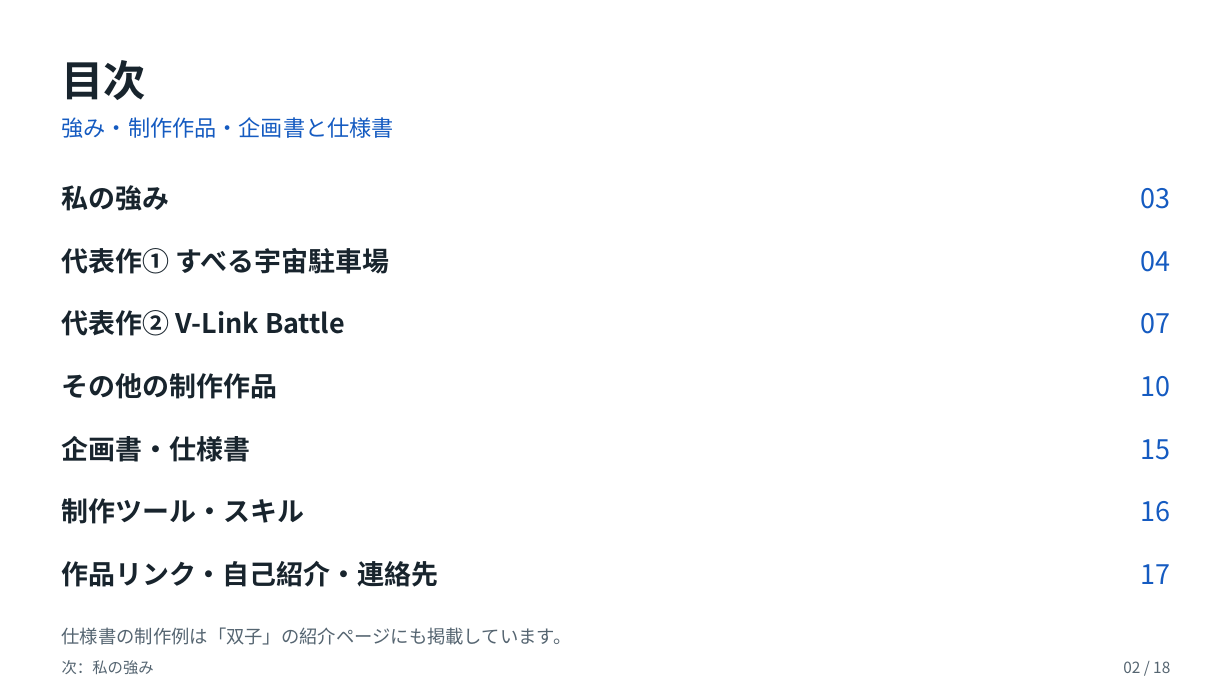
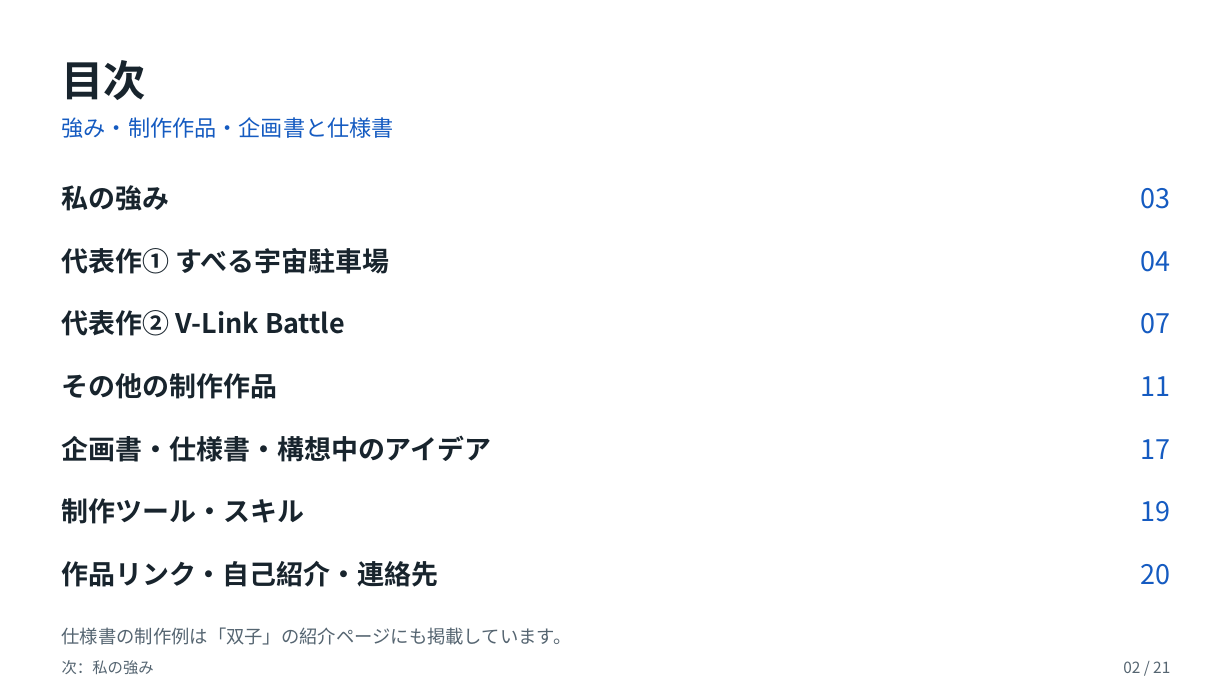
Before and after one commit to kuon-haruto/portfolio, a slide deck: slide 2 of documents/portfolio/島本善太_ポートフォリオ.pptx. Drawn at 1232x693 pixels with LibreOffice and Linux fonts; fonts in the diff are those of the drawing. Boxes give left, top, right and bottom in pixels: in the first picture for what was removed or moved away, otherwise in the second. Text is boxed around its words. In the diff, an @@ line names an element or a change of style, - is before the commit and + after.

```diff
--- a/documents/portfolio/島本善太_ポートフォリオ.pptx
+++ b/documents/portfolio/島本善太_ポートフォリオ.pptx
@@ text at box(1141, 376, 1171, 396): text changed @@
-10
+11
@@ text at box(62, 435, 492, 462): text changed @@
-企画書・仕様書
+企画書・仕様書・構想中のアイデア
@@ text at box(1141, 439, 1171, 459): text changed @@
-15
+17
@@ text at box(1141, 501, 1171, 522): text changed @@
-16
+19
@@ text at box(1141, 564, 1171, 585): text changed @@
-17
+20
@@ text at box(1123, 661, 1170, 673): text changed @@
-02 / 18
+02 / 21
```
Also in this commit, not shown: 17 other slides changed, 3 slides added, 3 other files.
